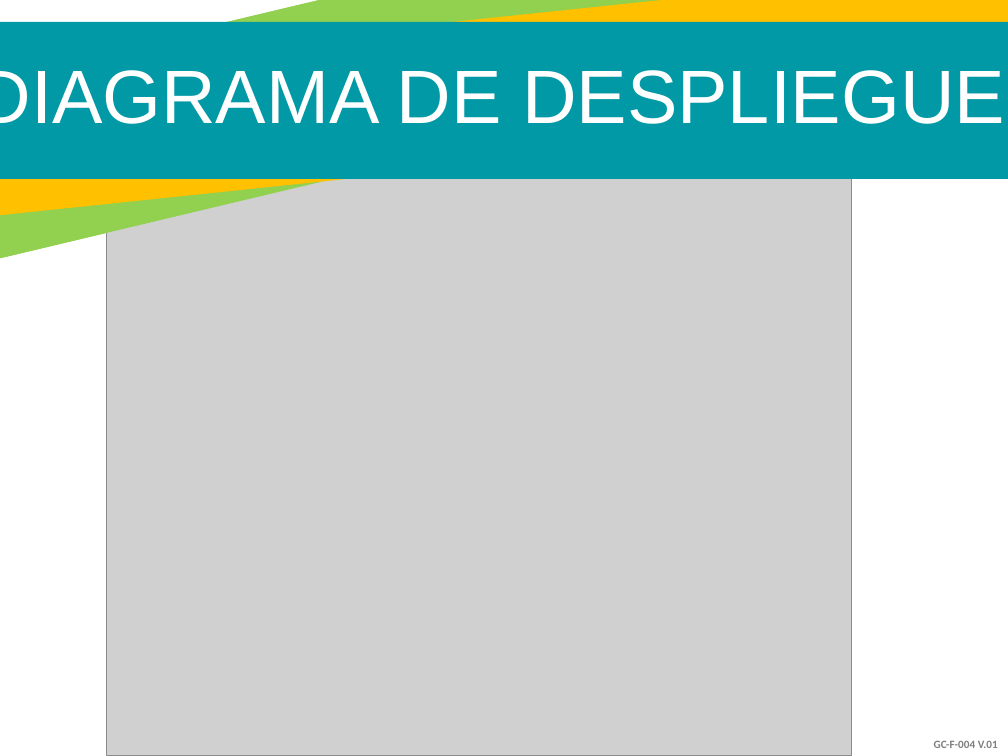
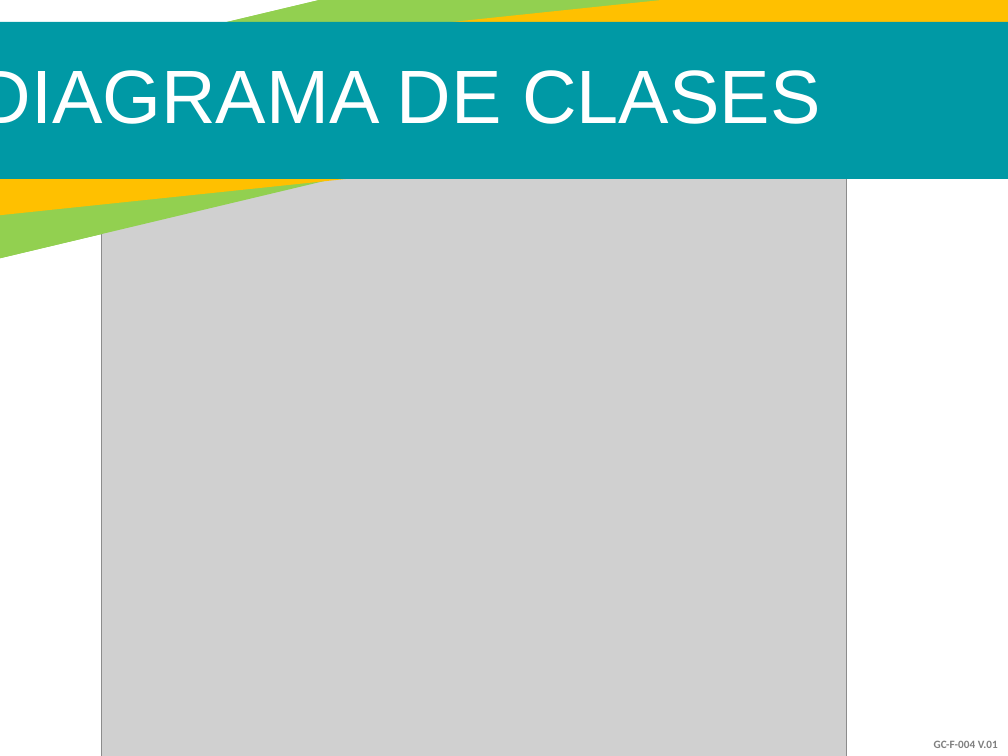
Before and after one commit to Dashell2514/AseoMatic, a slide deck: slide 17 of Documentation/AseoMatic.pptx. Drawn at 1008x756 pixels with LibreOffice and Linux fonts; fonts in the diff are those of the drawing; grey boxes stand for pictures. Boxes give left, top, right and bottom in pixels: in the first picture for what was removed or moved away, otherwise in the second. Text is boxed around its words. In the diff, an @@ line names an element or a change of style, - is before the commit and + after.

```diff
--- a/Documentation/AseoMatic.pptx
+++ b/Documentation/AseoMatic.pptx
@@ text at <box>0,70,820,124</box>: text changed @@
-DIAGRAMA DE DESPLIEGUE
+DIAGRAMA DE CLASES
@@ picture: place and size @@
-picture at <box>107,177,852,756</box>
+picture at <box>102,179,847,756</box>
```
